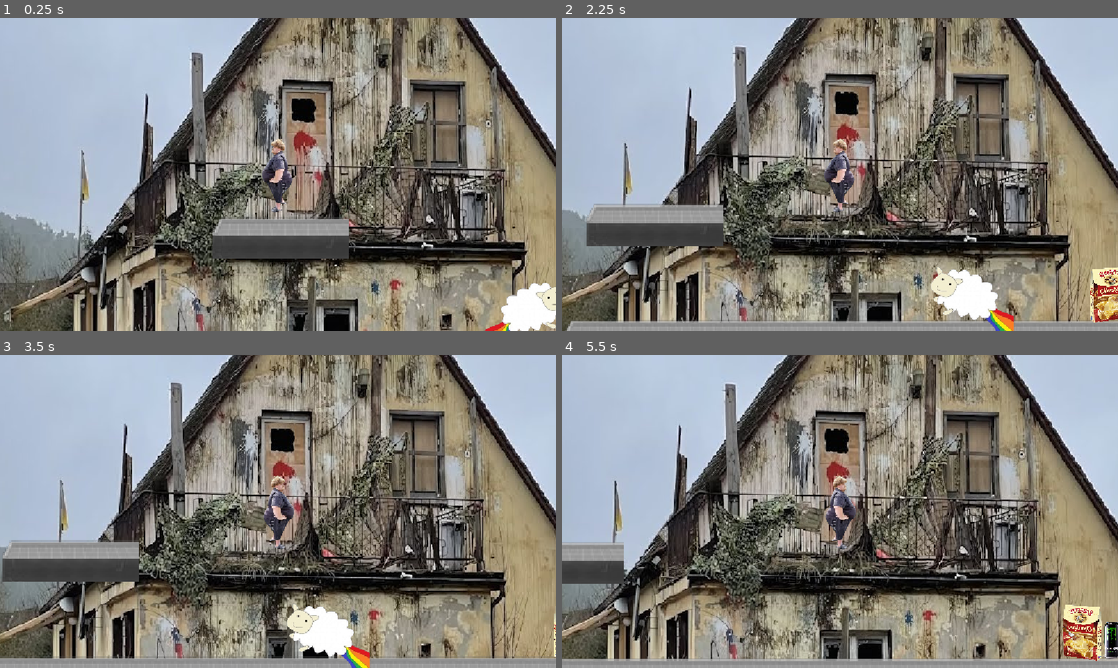
Above: before the commit, frames 1-4 (two rows, left to right).
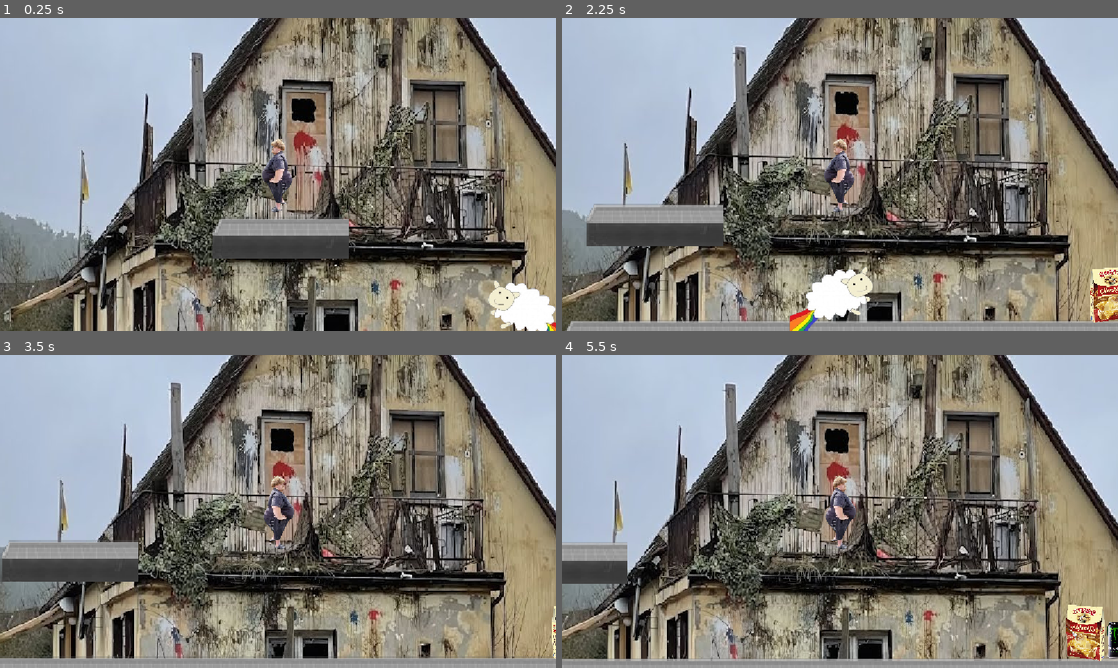
Above: after the commit, the same moments.

Repository: LorisSuperstar/dragonGame
Game: Godot game, scene res://Map/Level_1.tscn
Two runs of this game, one before a commit and one after it. Both use one fixed random seed, a clock stepped at 60 frames per second and the inputs below.
Inputs:
- Up to frame 1 (0.25 s): no input
- Up to frame 2 (2.25 s): hold D (go_right) 0.53-2.03 s; tap Space (jump) at 0.77, 1.52 s; hold A (go_left) from 2.03 s (still down)
- Up to frame 3 (3.5 s): release A (go_left) at 2.78 s; hold D (go_right) from 2.78 s (still down); tap Space (jump) at 3.02 s
- Up to frame 4 (5.5 s): tap Space (jump) at 3.77, 4.52 s; release D (go_right) at 4.28 s; hold A (go_left) 4.28-5.03 s; hold D (go_right) from 5.03 s (still down)

The runs differ from the first frame. In frame 1, 0.9% of the frame differs, in the area x 87-100%, y 83-100%; in frame 2, 3.2%; in frame 3, 6.1%; in frame 4, 9.3%, in the area x 0-100%, y 0-98%.

Commit message:
fix sound playing twice

Diff:
--- a/Enemy/rbs_enemy.gd
+++ b/Enemy/rbs_enemy.gd
@@ -2,6 +2,7 @@
 
 const SPEED = 100
 var is_going_right = false
+var is_dead = false
 
 func _physics_process(delta: float) -> void:
 
@@ -23,11 +24,14 @@
 	move_and_slide()
 
 func _on_area_2d_body_entered(body: Node2D) -> void:
+	if is_dead:
+		return
 	if body.name == "Player":
+		is_dead = true
 		print("The Player jumped on me!")
 		$CollisionShape2D.set_deferred("disabled", true)
+		hide()
 		$Dead.play()
-		hide()
 		await $Dead.finished
 		queue_free()
 
--- a/Map/Level_1.tscn
+++ b/Map/Level_1.tscn
@@ -873,8 +873,8 @@
 position = Vector2(910.99994, 474.99997)
 scale = Vector2(0.1, 0.1)
 
-[node name="rbs_enemy" parent="." unique_id=2090878590 instance=ExtResource("5_ytwkd")]
-position = Vector2(676, 485)
+[node name="rbs_enemy_tscn" parent="." unique_id=998110745 instance=ExtResource("5_ytwkd")]
+position = Vector2(730, 489)
 scale = Vector2(0.3, 0.3)
 
 [connection signal="body_entered" from="Area2D" to="Area2D" method="_on_body_entered"]
--- a/Player/Player.gd
+++ b/Player/Player.gd
@@ -35,7 +35,7 @@
 
 
 func _on_area_2d_body_entered(body: Node2D) -> void:
-	if body.name == "Ofenkäse_Enemy" or body.name == "rbs_enemy":
+	if body.name == "Ofenkäse_Enemy" or body.name == "rbs_enemy" or body.name == "rbs_enemy_tscn":
 		if big == true:
 			big = false
 		else:
